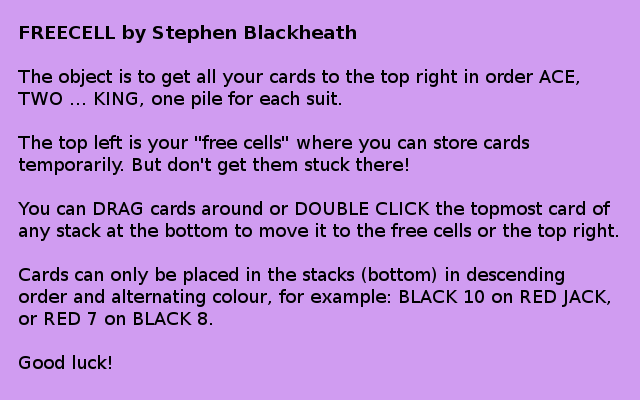
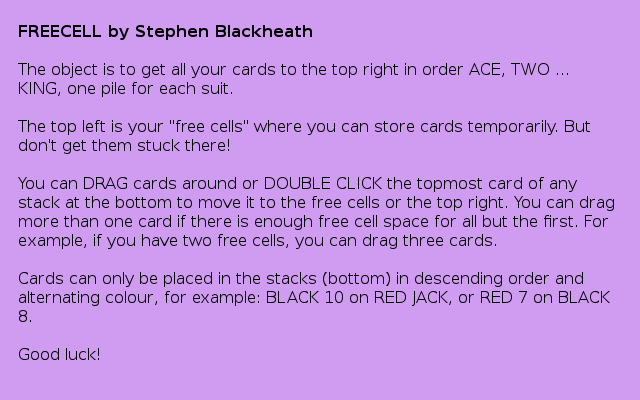
Layers edited between the first and the second 640 × 400 image:
painted on "FREECELL by Stephen Blackheath..." over [18, 25, 618, 369]
